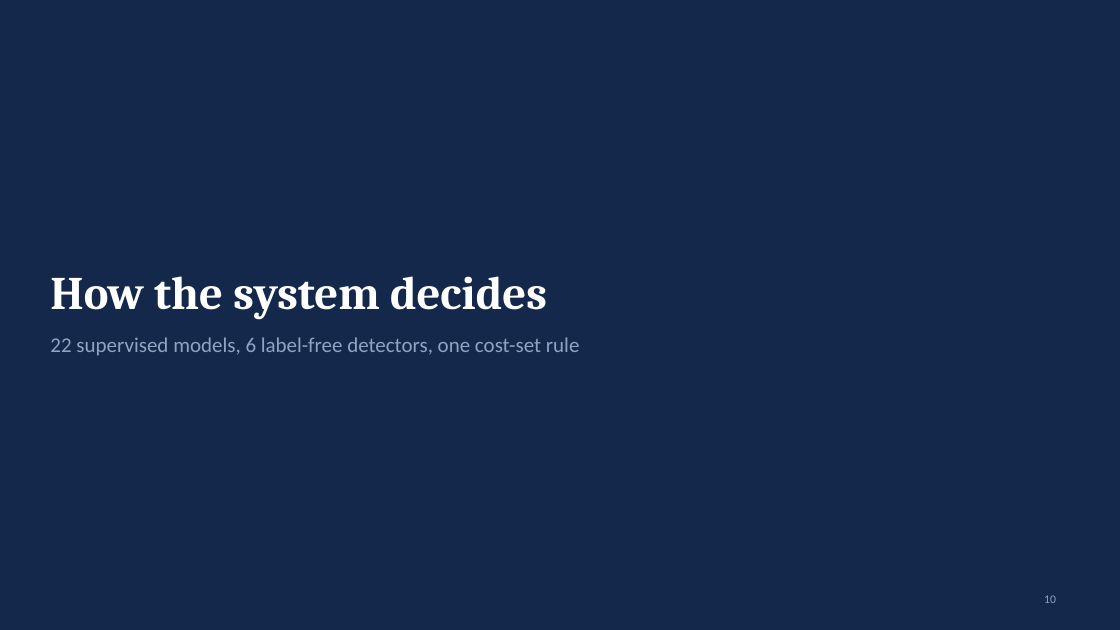
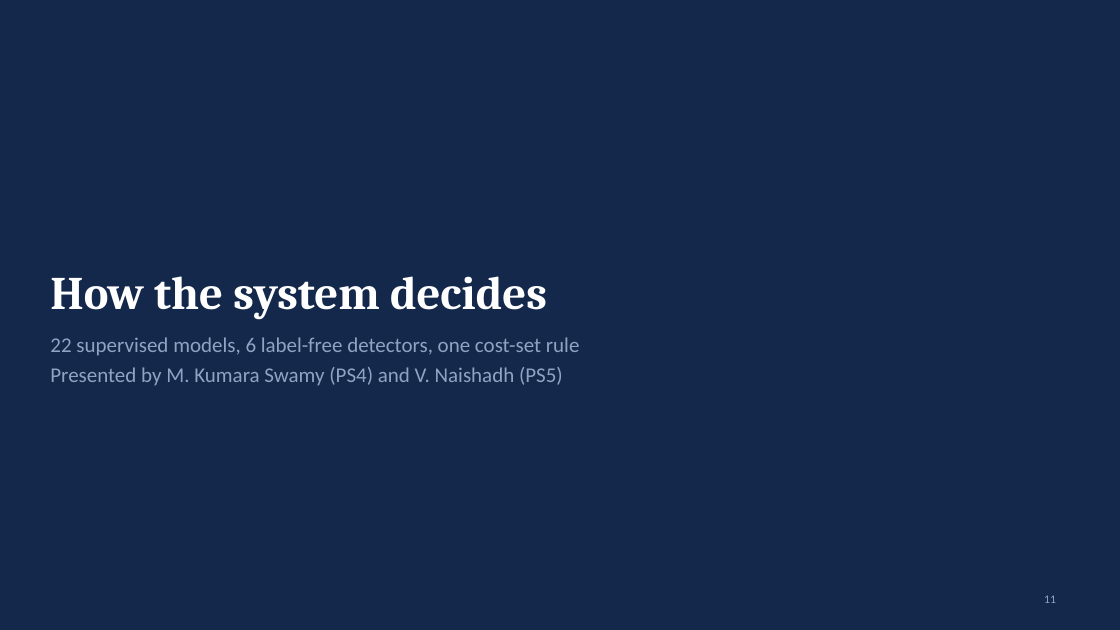
Before and after one commit to naishadhvytla/hackathon01calibo, a slide deck: slide 11 of docs/FraudGuard_Presentation.pptx (slide 10 before the commit). Drawn at 1120x630 pixels with LibreOffice and Linux fonts; fonts in the diff are those of the drawing. Boxes give left, top, right and bottom in pixels: in the first picture for what was removed or moved away, otherwise in the second. Text is boxed around its words. In the diff, an @@ line names an element or a change of style, - is before the commit and + after.

Commit message:
Team details, live URL, PS ownership; fix overlapping chart titles
- Group 8 · Matrix Mechanics, members and https://calibofraudguard.netlify.app/ in the deck, all Word documents, README, notebook, web app and Streamlit demo
- Problem-statement owners: PS1-2 N. Varshitha, PS3-4 M. Kumara Swamy, PS5-6 V. Naishadh, PS7-8 M. Suman Srinivas
- Deck: new team/ownership slide, presenter named on every slide, placeholders replaced, demo screenshots retaken (27 slides)
- Figures: super-titles moved above panel titles (fixes overlap on the fraud-by-amount/hour slide and six other charts); notebooks re-executed, every number unchanged
- README .docx: code blocks and table widths readable

```diff
--- a/docs/FraudGuard_Presentation.pptx
+++ b/docs/FraudGuard_Presentation.pptx
@@ text at <box>50,367,563,386</box>: paragraph added @@
+Presented by M. Kumara Swamy (PS4) and V. Naishadh (PS5)
@@ page number at <box>1044,595,1056,603</box>: text changed @@
-10
+11
```
Also in this commit, not shown: 25 other slides changed, 1 slide added, 32 other files.
